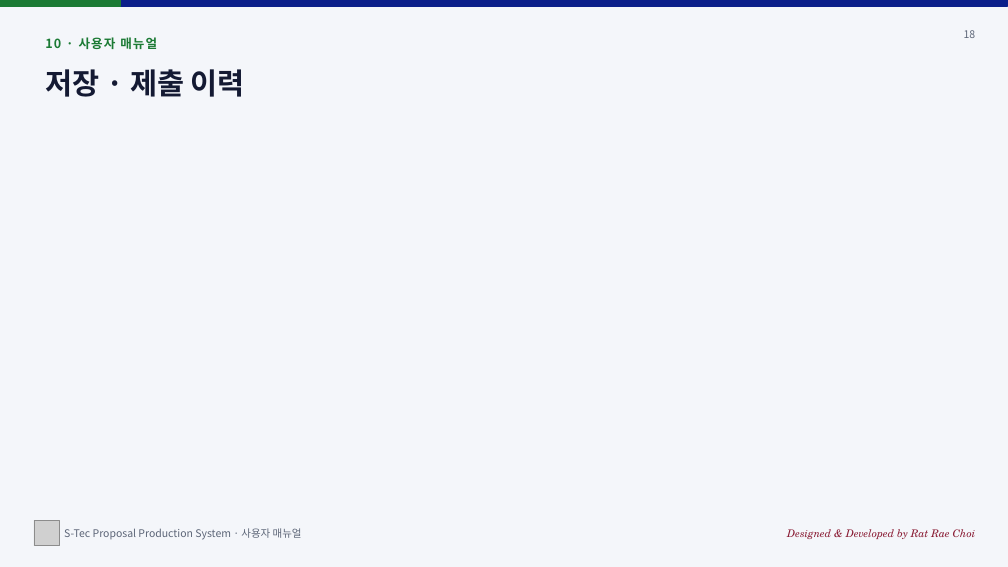
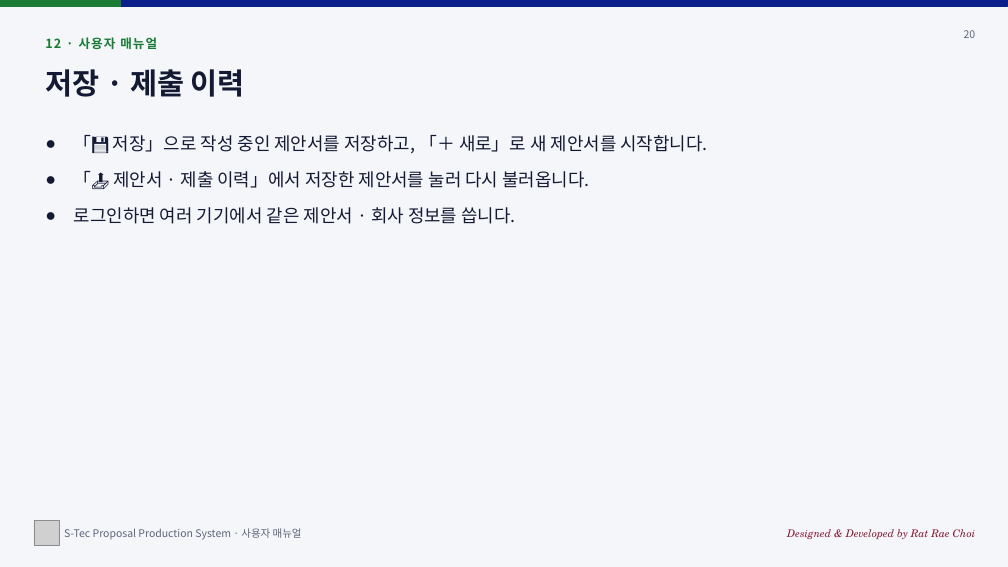
Before and after one commit to sadness500-boop/S-Tec-Proposal-Production-System, a slide deck: slide 20 of docs/S-Tec-Proposal-Production-System_사용자매뉴얼_v2.1.1.pptx (slide 18 before the commit). Drawn at 1008x567 pixels with LibreOffice and Linux fonts; fonts in the diff are those of the drawing; grey boxes stand for pictures. Boxes give left, top, right and bottom in pixels: in the first picture for what was removed or moved away, otherwise in the second. Text is boxed around its words. In the diff, an @@ line names an element or a change of style, - is before the commit and + after.

```diff
--- a/docs/S-Tec-Proposal-Production-System_사용자매뉴얼_v2.1.1.pptx
+++ b/docs/S-Tec-Proposal-Production-System_사용자매뉴얼_v2.1.1.pptx
@@ text at (45, 37, 157, 49): text changed @@
-10 · 사용자 매뉴얼
+12 · 사용자 매뉴얼
@@ text at (964, 30, 976, 38): text changed @@
-18
+20
@@ text added at (74, 135, 708, 224), 17 pt, text #141A33 @@
+● 「💾 저장」으로 작성 중인 제안서를 저장하고, 「＋ 새로」로 새 제안서를 시작합니다.
+● 「📤 제안서 · 제출 이력」에서 저장한 제안서를 눌러 다시 불러옵니다.
+● 로그인하면 여러 기기에서 같은 제안서 · 회사 정보를 씁니다.
```
Also in this commit, not shown: 20 other slides changed, 2 slides added, 19 other files.
